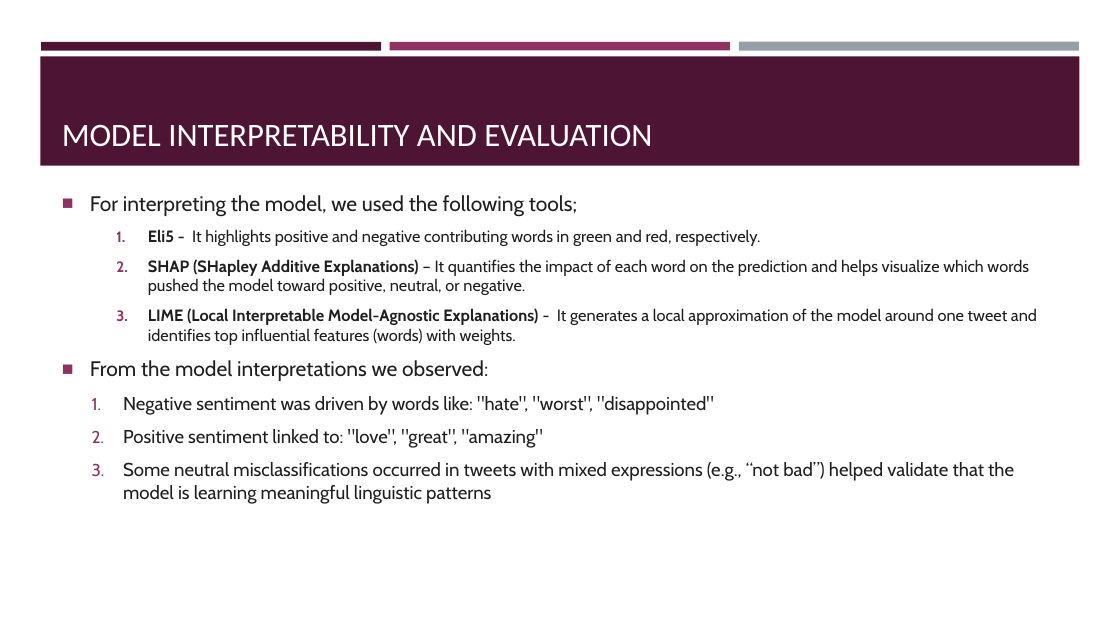
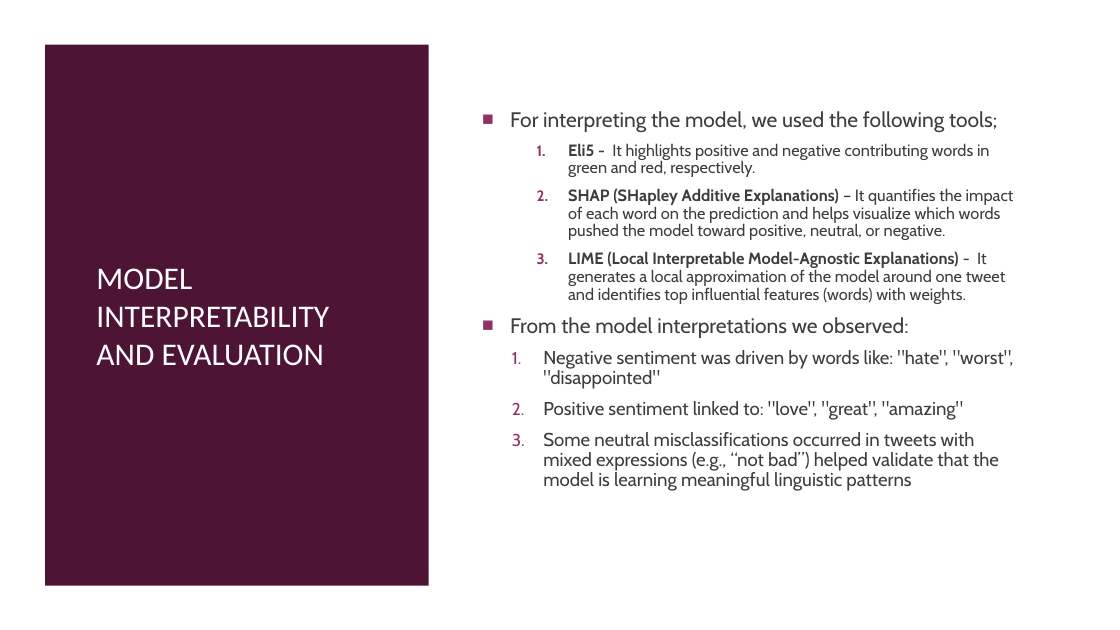
Before and after one commit to Godfrey-249/Phase-4-Group-2--NLP-Project, a slide deck: slide 8 of TWITTER SENTIMENTS ANALYSIS.pptx. Drawn at 1120x630 pixels with LibreOffice and Linux fonts; fonts in the diff are those of the drawing. Boxes give left, top, right and bottom in pixels: in the first picture for what was removed or moved away, otherwise in the second. Text is boxed around its words. In the diff, an @@ line names an element or a change of style, - is before the commit and + after.

```diff
--- a/TWITTER SENTIMENTS ANALYSIS.pptx
+++ b/TWITTER SENTIMENTS ANALYSIS.pptx
@@ rectangle added at (0,0,1120,630), fill #FFFFFF @@
@@ rectangle removed at (40,56,1080,166) @@
@@ rectangle removed at (41,42,381,50) @@
@@ rectangle added at (45,45,429,586), fill #4D1434 @@
@@ rectangle removed at (390,42,730,50) @@
@@ rectangle removed at (739,42,1079,51) @@
@@ title "MODEL INTERPRETABILITY AND EVALUATION": place and size @@
-title "MODEL INTERPRETABILITY AND EVALUATION" at (62,124,652,147)
+title "MODEL INTERPRETABILITY AND EVALUATION" at (96,268,329,366)
@@ title "MODEL INTERPRETABILITY AND EVALUATION" at (96,268,329,366): size 28 to 27 pt; vertical alignment bottom to middle @@
@@ text "For interpreting the model, we ...": place and size @@
-text "For interpreting the model, we ..." at (90,195,1037,504)
+text "For interpreting the model, we ..." at (510,111,1014,491)
@@ text "For interpreting the model, we ..." at (510,111,1014,491): text colour #1F1F1F to #3D3D3D; line spacing 1 to 0.9 @@
```
Also in this commit, not shown: 7 other slides changed, 5 other files.
